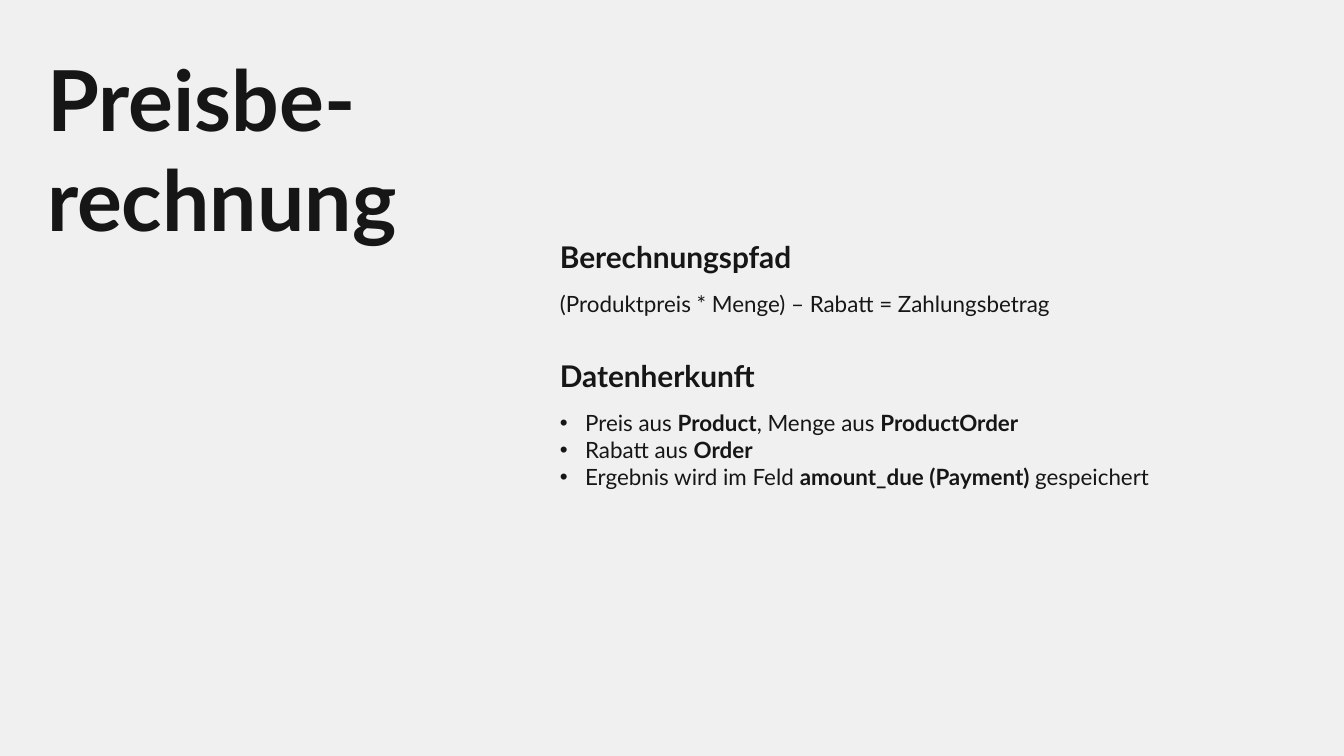
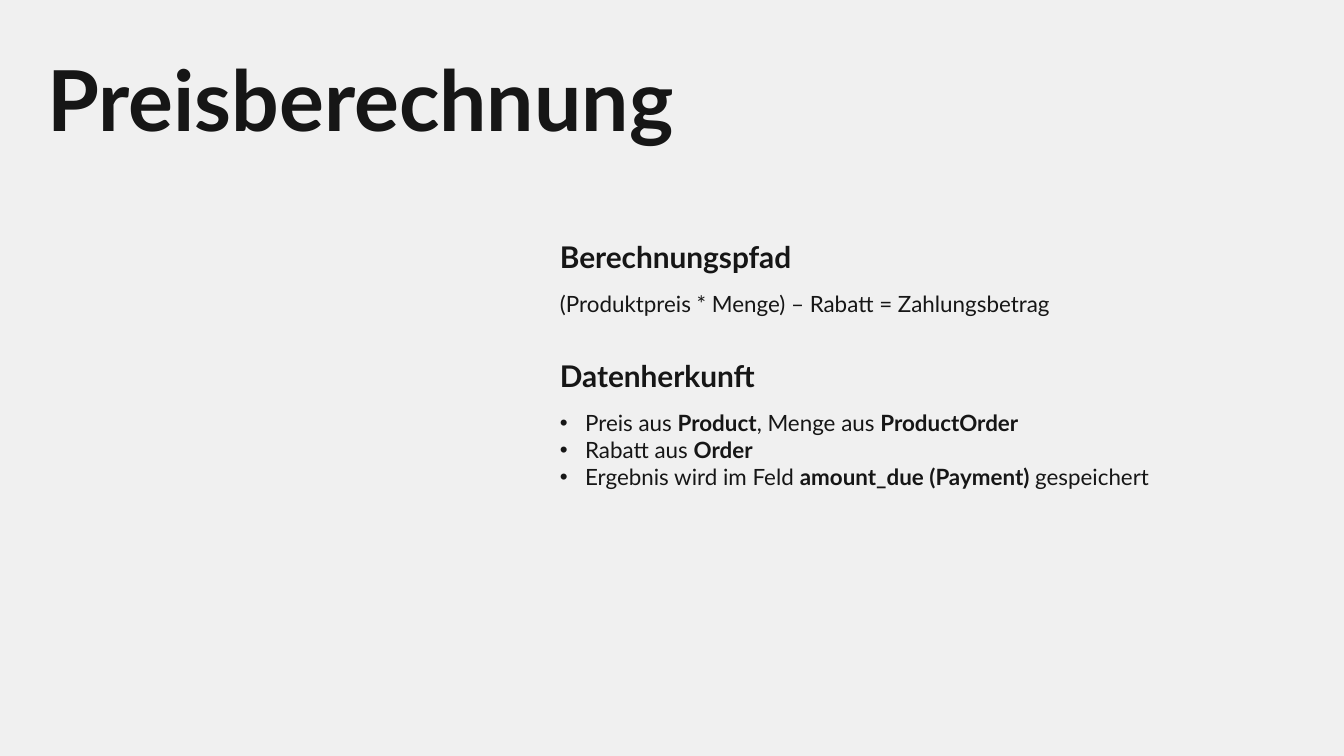
Before and after one commit to HardBoss07/wiss-docs, a slide deck: slide 5 of docs/M162/SideQuest 8B/162-8B-MatteoBosshard.pptx. Drawn at 1344x756 pixels with LibreOffice and Linux fonts; fonts in the diff are those of the drawing. Boxes give left, top, right and bottom in pixels: in the first picture for what was removed or moved away, otherwise in the second. Text is boxed around its words. In the diff, an @@ line names an element or a change of style, - is before the commit and + after.

```diff
--- a/docs/M162/SideQuest 8B/162-8B-MatteoBosshard.pptx
+++ b/docs/M162/SideQuest 8B/162-8B-MatteoBosshard.pptx
@@ title at box(47, 68, 673, 146): text changed @@
-Preisbe-rechnung
+Preisberechnung
```
Also in this commit, not shown: 2 other slides changed, 10 other files.
